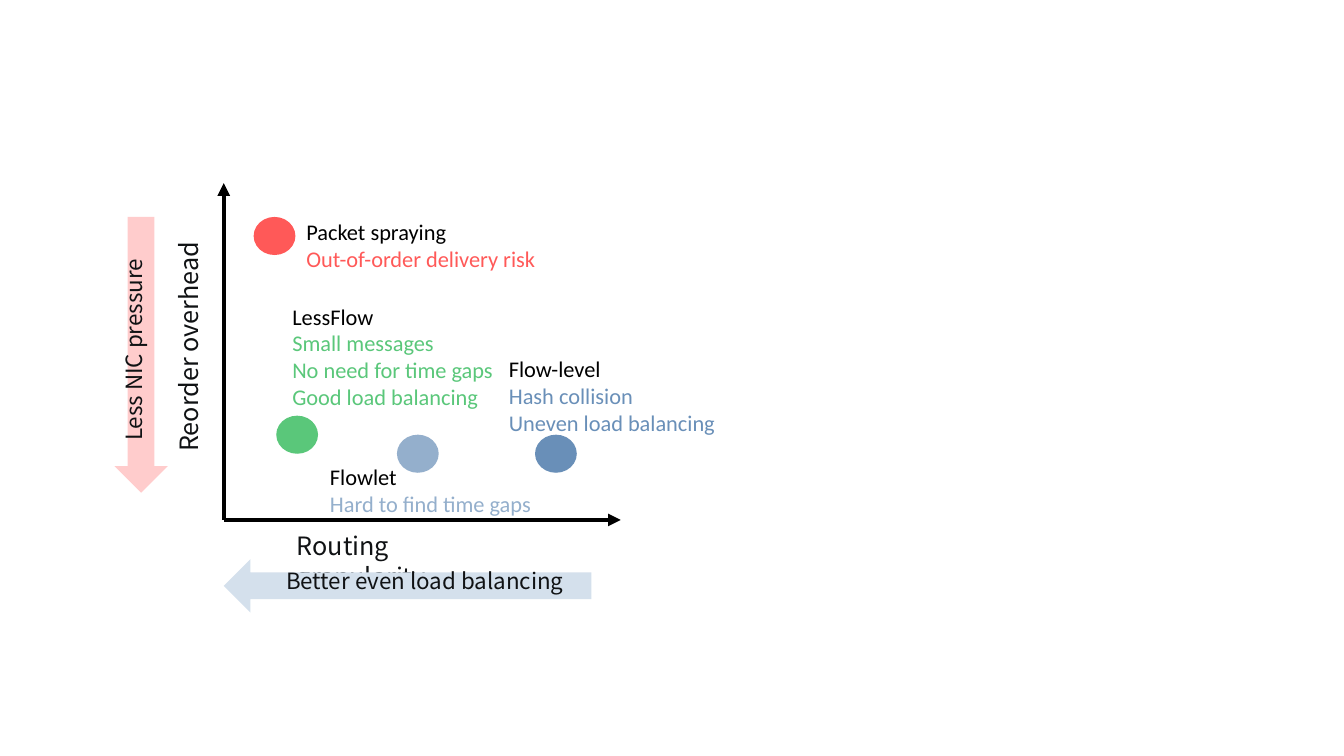
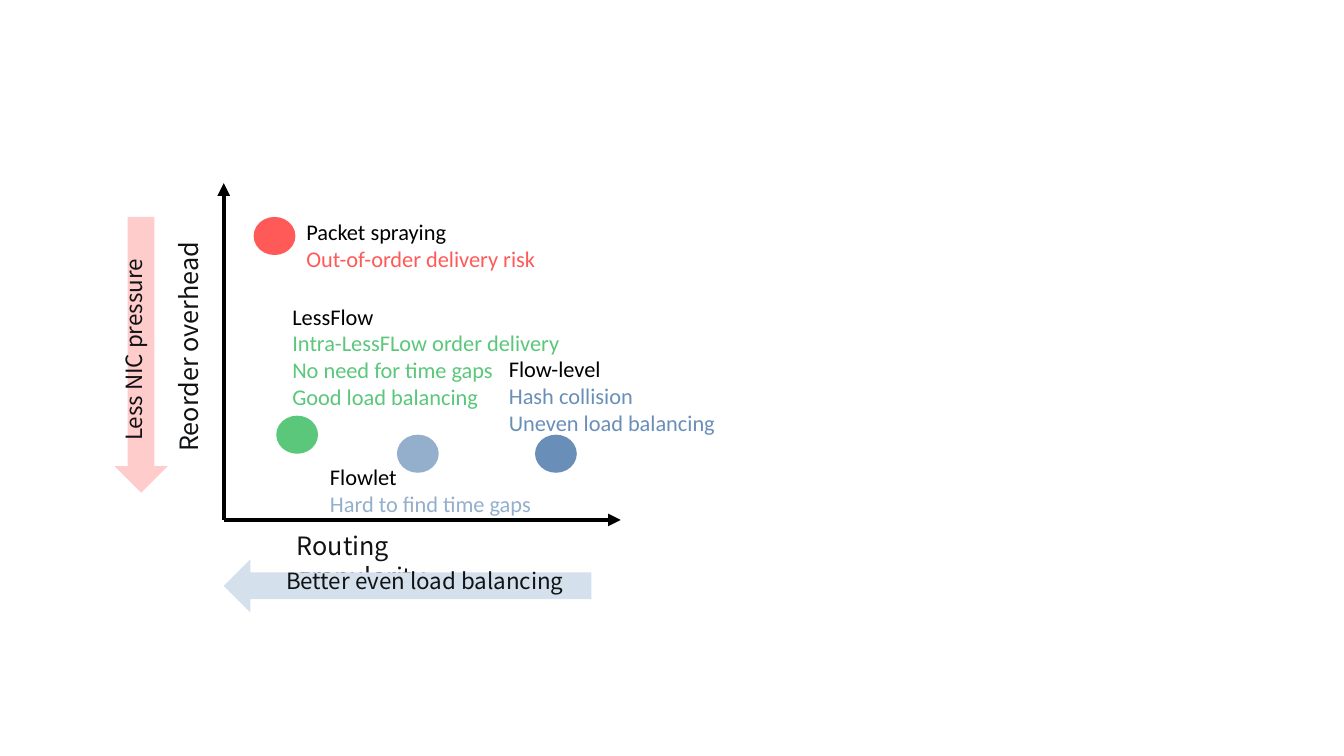
Before and after one commit to caopeirui/app.diagrams.net, a slide deck: slide 1 of lessflow/insight.pptx. Drawn at 1344x756 pixels with LibreOffice and Linux fonts; fonts in the diff are those of the drawing. Boxes give left, top, right and bottom in pixels: in the first picture for what was removed or moved away, otherwise in the second. Text is boxed around its words. In the diff, an @@ line names an element or a change of style, - is before the commit and + after.

```diff
--- a/lessflow/insight.pptx
+++ b/lessflow/insight.pptx
@@ text at (x1=292, y1=335, x2=559, y2=355): text changed @@
-Small messages
+Intra-LessFLow order delivery
```
Also in this commit, not shown: 1 other file.
